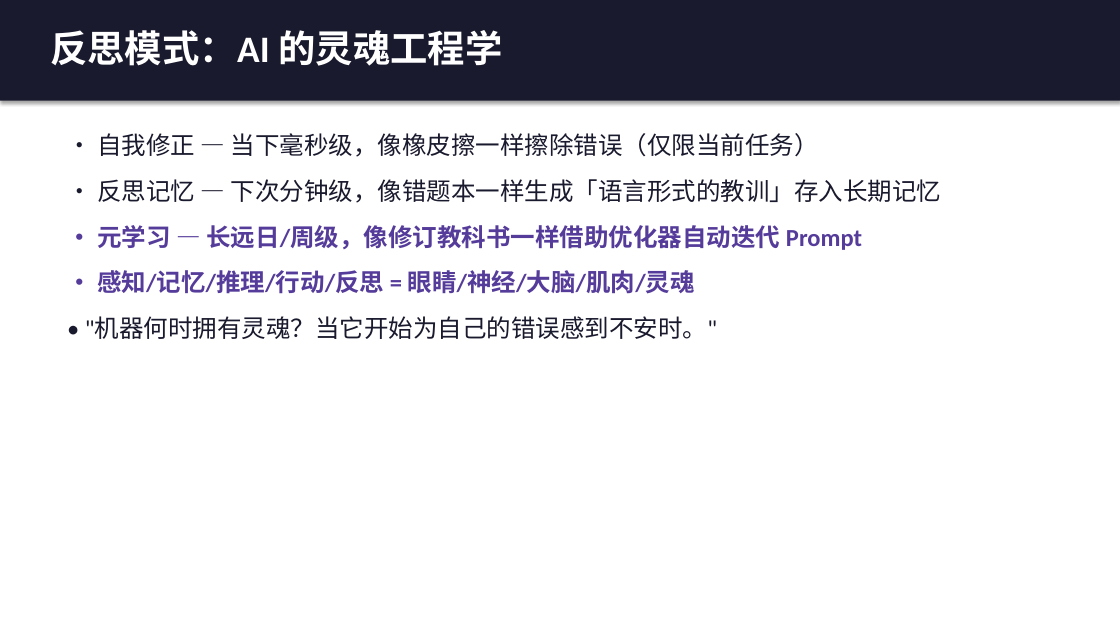
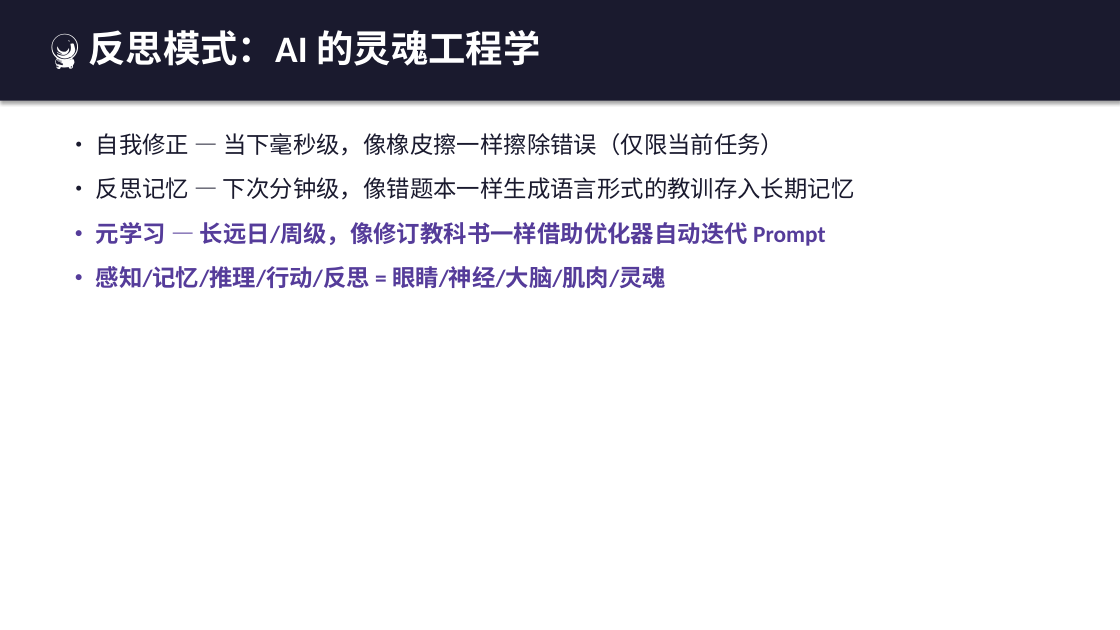
Before and after one commit to tanteng/blog, a slide deck: slide 27 of static/reports/agent-design-patterns-book-intro.pptx (slide 25 before the commit). Drawn at 1120x630 pixels with LibreOffice and Linux fonts; fonts in the diff are those of the drawing. Boxes give left, top, right and bottom in pixels: in the first picture for what was removed or moved away, otherwise in the second. Text is boxed around its words. In the diff, an @@ line names an element or a change of style, - is before the commit and + after.

```diff
--- a/static/reports/agent-design-patterns-book-intro.pptx
+++ b/static/reports/agent-design-patterns-book-intro.pptx
@@ text at [88,30,540,66]: text changed @@
-反思模式：AI 的灵魂工程学
+🔮 反思模式：AI 的灵魂工程学
@@ text at [96,133,826,288]: size 21 to 20 pt in "• 自我修正 — 当下毫秒级，像橡皮擦一样擦除错误（仅限当前任务）", "• 元学习 — 长远日/周级，像修订教科书一样借助优化器自动迭代 Prompt", "• 感知/记忆/推理/行动/反思 = 眼睛/神经/大脑/肌肉/灵魂" @@
@@ text at [96,177,854,200]: text changed; size 21 to 20 pt @@
-• 反思记忆 — 下次分钟级，像错题本一样生成「语言形式的教训」存入长期记忆
+• 反思记忆 — 下次分钟级，像错题本一样生成语言形式的教训存入长期记忆
@@ text at [85,317,717,339]: paragraph removed @@
-• "机器何时拥有灵魂？当它开始为自己的错误感到不安时。"
```
Also in this commit, not shown: 18 other slides changed, 6 slides added, 4 slides removed.
